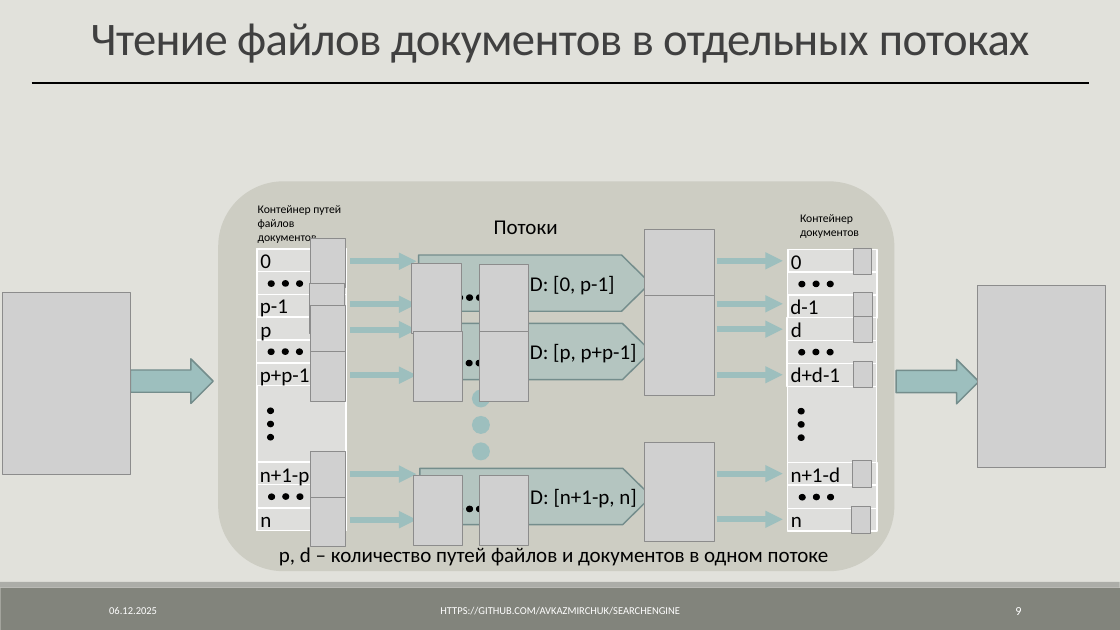
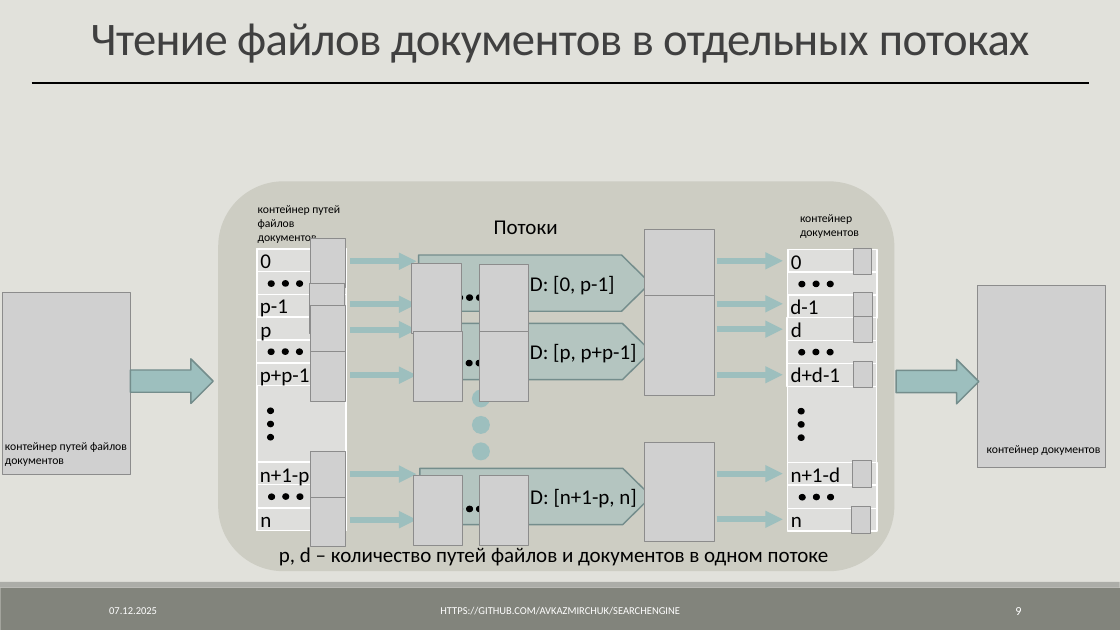
Before and after one commit to AVKazmirchuk/SearchEngine, a slide deck: slide 9 of presentation/защита.pptx. Drawn at 1120x630 pixels with LibreOffice and Linux fonts; fonts in the diff are those of the drawing; grey boxes stand for pictures. Boxes give left, top, right and bottom in pixels: in the first picture for what was removed or moved away, otherwise in the second. Text is boxed around its words. In the diff, an @@ line names an element or a change of style, - is before the commit and + after.

```diff
--- a/presentation/защита.pptx
+++ b/presentation/защита.pptx
@@ text at <box>258,205,340,215</box>: text changed @@
-Контейнер путей
+контейнер путей
@@ text at <box>800,214,852,224</box>: text changed @@
-Контейнер
+контейнер
@@ text added at <box>5,442,127,466</box>, 10 pt, text #000000 @@
+контейнер путей файлов документов
@@ text added at <box>987,445,1100,455</box>, 10 pt, text #000000 @@
+контейнер документов
@@ text at <box>109,607,157,614</box>: text changed @@
-06.12.2025
+07.12.2025
```
Also in this commit, not shown: 25 other slides changed, 17 other files.
